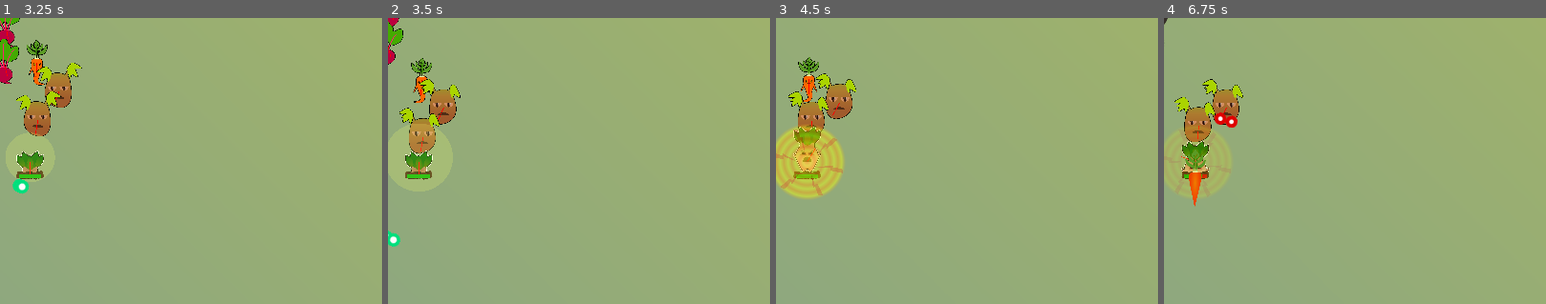
Above: before the commit, frames 1-4 (left to right).
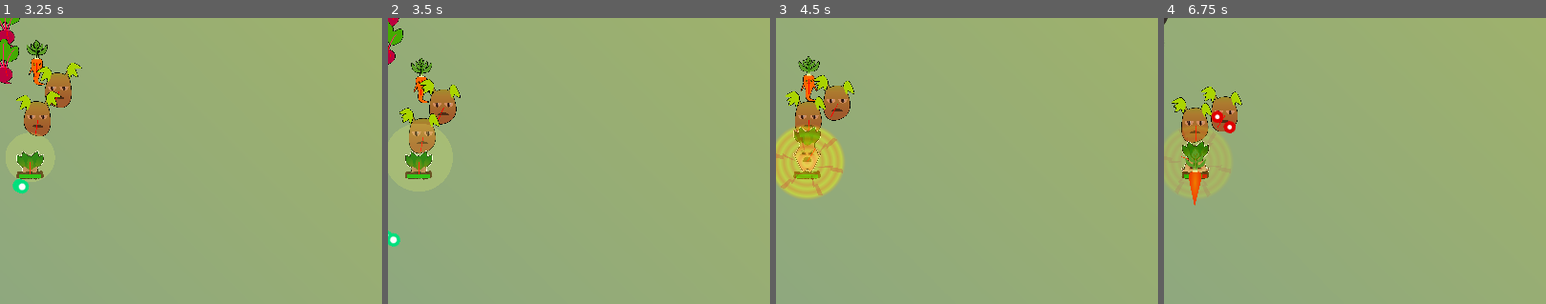
Above: after the commit, the same moments.

Repository: Zereijin/GGJ2023
Game: Godot game, scene res://main_menu/main_menu.tscn
Same seed, same stepped clock (60 frames per second), same inputs: the game is played once before the commit and once after it. Sound files missing from this copy of the repository are replaced by a short silence.
Inputs (mouse positions are % of the whole screen's width and height, from its top left):
- Up to frame 1 (3.25 s): click "Play" at 0.5 s; click "Sound (M)" at 1.25 s; tap Enter at 2 s; move the mouse to (72, 45) at 2.02 s; press the mouse at (72, 45) at 2.03 s; hold D (right) 2.03-2.75 s; tap Space (shop) at 2.27 s; release the mouse at (72, 45) at 2.75 s; click "Leave Shop" at 2.75 s
- Up to frame 2 (3.5 s): no input
- Up to frame 3 (4.5 s): move the mouse to (30, 55) at 3.52 s; hold S (down) 3.53-4.28 s; click (30, 55) at 3.6 s; tap Space (shop) at 3.77, 4.25 s; move the mouse to (60, 28) at 4.27 s; press the mouse at (60, 28) at 4.28 s; hold D (right) from 4.28 s (still down)
- Up to frame 4 (6.75 s): move the mouse to (45, 70) at 5.02 s; release D (right) at 5.03 s; release the mouse at (45, 70) at 5.03 s; hold W (up) 5.03-5.78 s; click (45, 70) at 5.1 s; tap Space (shop) at 5.27, 6.02, 6.5 s; tap Enter at 5.75 s; move the mouse to (80, 65) at 5.77 s; press the mouse at (80, 65) at 5.78 s; hold A (left) from 5.78 s (still down); move the mouse to (20, 35) at 6.52 s; release the mouse at (20, 35) at 6.53 s; click (20, 35) at 6.6 s
The pictures show only the part of the screen within x 46-96%, y 25-75%; the shares and areas given below are measured in that part.

Frame 1 is identical in both runs. In frame 2, 0.1% of the frame differs, in the area x 6-11%, y 14-30%; in frame 3, 1.1%; in frame 4, 1.5%, in the area x 2-21%, y 21-66%.

Commit message:
Lower scream damage, adjust carrot avoidance

Diff:
--- a/game/enemy/carrot/carrot.tscn
+++ b/game/enemy/carrot/carrot.tscn
@@ -76,7 +76,7 @@
 
 [node name="Carrot" instance=ExtResource("1_flti8")]
 script = ExtResource("2_6gkx1")
-avoid_distance = 50.0
+avoid_distance = 100.0
 resource_type = 0
 
 [node name="Sprite" parent="." index="0"]
--- a/game/player/player.gd
+++ b/game/player/player.gd
@@ -86,7 +86,7 @@
 		return scream_damage_level
 	set(value):
 		scream_damage_level = value
-		_scream_damage = value * 2 + 4
+		_scream_damage = value + 1
 
 @export_range(0, 10) var scream_paralysis_duration_level: int = 0:
 	get:
